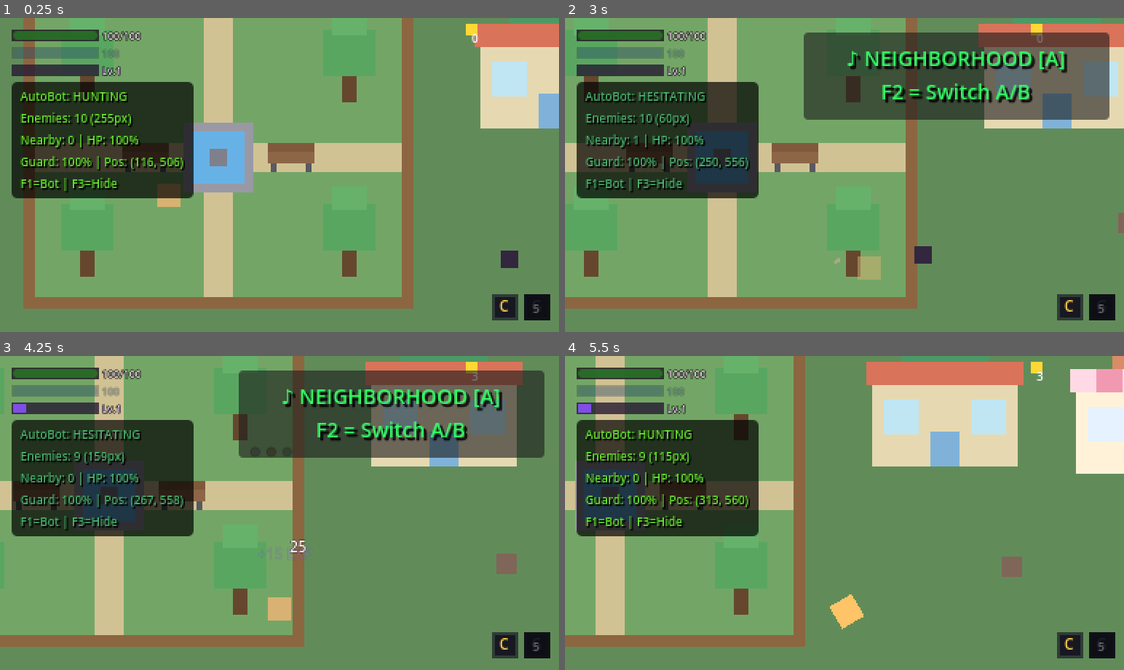
Above: before the commit, frames 1-4 (two rows, left to right).
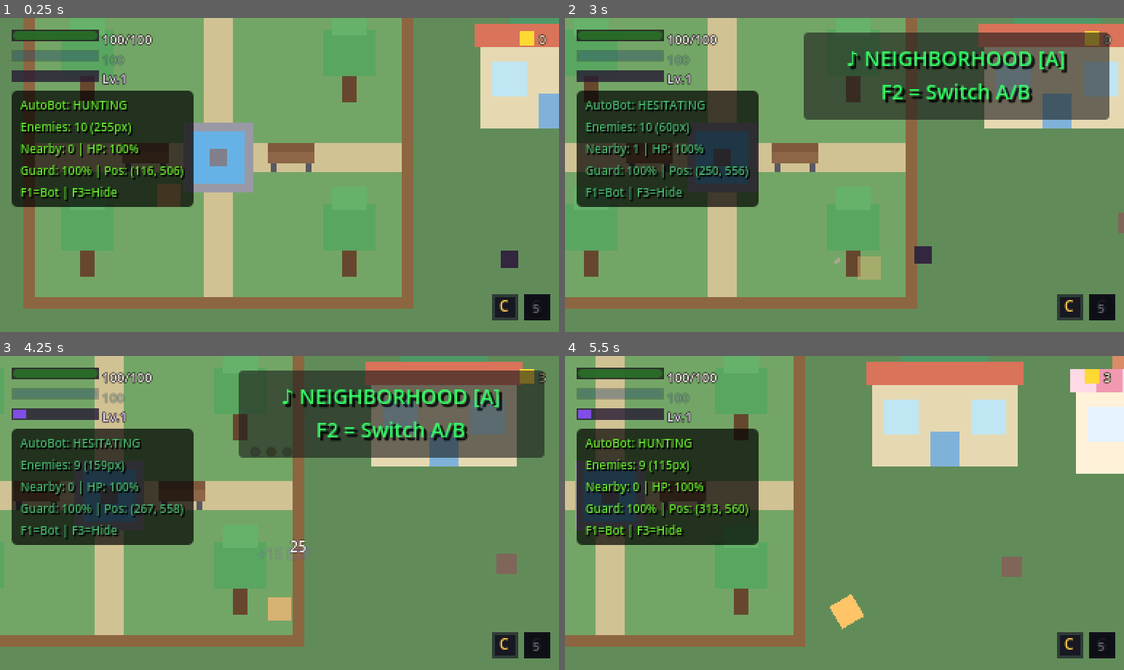
Above: after the commit, the same moments.

Repository: anthonyscry/momi-chronicles
Game: Godot game, scene res://ui/menus/title_screen.tscn
Same seed, same stepped clock (60 frames per second), same inputs: the game is played once before the commit and once after it.
Inputs (mouse positions are in pixels of both pictures, inside the frame that each line leads up to):
- Up to frame 1 (0.25 s): no input
- Up to frame 2 (3 s): tap Enter (ui_accept) at 0.5, 0.77, 1.52 s; move the mouse to (967, 159) at 0.52 s; hold D (move_right) 0.53-1.28 s; hold Space (attack) 0.53-1.28 s; click (967, 159) at 0.67 s; move the mouse to (732, 190) at 1.27 s; hold S (move_down) 1.28-2.03 s; tap V (block) at 1.35 s; move the mouse to (900, 105) at 2.02 s; hold D (move_right) 2.03-2.78 s; hold Q (cycle_companion) 2.03-2.78 s; move the mouse to (816, 237) at 2.77 s; hold W (move_up) from 2.78 s (still down); tap X (dodge) at 2.85 s; click (816, 237) at 2.92 s
- Up to frame 3 (4.25 s): tap Enter (ui_accept) at 3.02, 3.77 s; move the mouse to (447, 560) at 3.52 s; release W (move_up) at 3.53 s; hold A (move_left) from 3.53 s (still down); hold E (interact) from 3.53 s (still down)
- Up to frame 4 (5.5 s): move the mouse to (676, 465) at 4.27 s; release E (interact) at 4.28 s; tap Shift (run) at 4.35 s; tap Enter (ui_accept) at 4.52 s; move the mouse to (872, 513) at 5.02 s; release A (move_left) at 5.03 s; hold S (move_down) from 5.03 s (still down); hold Right mouse button (special_attack) from 5.03 s (still down); click (872, 513) at 5.17 s

The runs differ from the first frame. In frame 1, 8.0% of the frame differs, in the area x 2-98%, y 1-61%; in frame 2, 7.9%; in frame 3, 8.0%; in frame 4, 8.1%.

Commit message:
fix(hud): improve text readability and coin counter alignment
- Increased font size from 7px to 9px across all HUD elements
- Fixed coin counter icon/text alignment (ColorRect instead of Polygon2D)
- Made bars slightly taller (10px -> 12px) for better text fit
- Added black outlines to coin counter text
- All elements now properly vertically centered

Diff:
--- a/ui/hud/coin_counter.gd
+++ b/ui/hud/coin_counter.gd
@@ -2,7 +2,7 @@
 class_name CoinCounter
 ## Displays player's coin count with smooth counting animation.
 
-@onready var icon: Polygon2D = $HBoxContainer/Icon
+@onready var icon: ColorRect = $HBoxContainer/Icon
 @onready var label: Label = $HBoxContainer/Label
 
 var display_coins: int = 0
--- a/ui/hud/coin_counter.tscn
+++ b/ui/hud/coin_counter.tscn
@@ -3,7 +3,7 @@
 [ext_resource type="Script" path="res://ui/hud/coin_counter.gd" id="1"]
 
 [node name="CoinCounter" type="Control"]
-custom_minimum_size = Vector2(50, 12)
+custom_minimum_size = Vector2(52, 12)
 script = ExtResource("1")
 
 [node name="HBoxContainer" type="HBoxContainer" parent="."]
@@ -11,13 +11,20 @@
 anchors_preset = 15
 anchor_right = 1.0
 anchor_bottom = 1.0
-theme_override_constants/separation = 4
+alignment = 2
+theme_override_constants/separation = 3
 
-[node name="Icon" type="Polygon2D" parent="HBoxContainer"]
+[node name="Icon" type="ColorRect" parent="HBoxContainer"]
+custom_minimum_size = Vector2(10, 10)
+layout_mode = 2
+size_flags_vertical = 4
 color = Color(1, 0.85, 0.2, 1)
-polygon = PackedVector2Array(-4, -4, 4, -4, 4, 4, -4, 4)
 
 [node name="Label" type="Label" parent="HBoxContainer"]
 layout_mode = 2
-theme_override_font_sizes/font_size = 8
+size_flags_vertical = 4
+theme_override_colors/font_color = Color(1, 0.95, 0.8, 1)
+theme_override_colors/font_outline_color = Color(0, 0, 0, 1)
+theme_override_constants/outline_size = 2
+theme_override_font_sizes/font_size = 9
 text = "0"
--- a/ui/hud/exp_bar.tscn
+++ b/ui/hud/exp_bar.tscn
@@ -3,9 +3,9 @@
 [ext_resource type="Script" path="res://ui/hud/exp_bar.gd" id="1_exp_bar"]
 
 [node name="ExpBar" type="Control"]
-custom_minimum_size = Vector2(100, 10)
-offset_right = 100.0
-offset_bottom = 10.0
+custom_minimum_size = Vector2(110, 12)
+offset_right = 110.0
+offset_bottom = 12.0
 script = ExtResource("1_exp_bar")
 
 [node name="Background" type="ColorRect" parent="."]
@@ -24,11 +24,11 @@
 
 [node name="LevelLabel" type="Label" parent="."]
 offset_left = 62.0
-offset_top = -1.0
-offset_right = 100.0
-offset_bottom = 9.0
+offset_top = 0.0
+offset_right = 110.0
+offset_bottom = 12.0
 theme_override_colors/font_color = Color(0.95, 0.85, 1.0, 1.0)
 theme_override_colors/font_outline_color = Color(0, 0, 0, 1.0)
 theme_override_constants/outline_size = 2
-theme_override_font_sizes/font_size = 7
+theme_override_font_sizes/font_size = 9
 text = "Lv.1"
--- a/ui/hud/guard_bar.tscn
+++ b/ui/hud/guard_bar.tscn
@@ -3,9 +3,9 @@
 [ext_resource type="Script" path="res://ui/hud/guard_bar.gd" id="1_guard_bar"]
 
 [node name="GuardBar" type="Control"]
-custom_minimum_size = Vector2(100, 10)
-offset_right = 100.0
-offset_bottom = 10.0
+custom_minimum_size = Vector2(110, 12)
+offset_right = 110.0
+offset_bottom = 12.0
 script = ExtResource("1_guard_bar")
 
 [node name="Background" type="ColorRect" parent="."]
@@ -27,13 +27,13 @@
 [node name="Label" type="Label" parent="."]
 layout_mode = 0
 offset_left = 62.0
-offset_top = -1.0
-offset_right = 100.0
-offset_bottom = 9.0
+offset_top = 0.0
+offset_right = 110.0
+offset_bottom = 12.0
 theme_override_colors/font_color = Color(0.7, 0.9, 1.0, 1.0)
 theme_override_colors/font_outline_color = Color(0, 0, 0, 1.0)
 theme_override_constants/outline_size = 2
-theme_override_font_sizes/font_size = 7
+theme_override_font_sizes/font_size = 9
 text = "100"
 horizontal_alignment = 0
 vertical_alignment = 1
--- a/ui/hud/health_bar.tscn
+++ b/ui/hud/health_bar.tscn
@@ -3,9 +3,9 @@
 [ext_resource type="Script" path="res://ui/hud/health_bar.gd" id="1_health_bar"]
 
 [node name="HealthBar" type="Control"]
-custom_minimum_size = Vector2(100, 10)
-offset_right = 100.0
-offset_bottom = 10.0
+custom_minimum_size = Vector2(110, 12)
+offset_right = 110.0
+offset_bottom = 12.0
 script = ExtResource("1_health_bar")
 
 [node name="Background" type="ColorRect" parent="."]
@@ -27,13 +27,13 @@
 [node name="Label" type="Label" parent="."]
 layout_mode = 0
 offset_left = 62.0
-offset_top = -1.0
-offset_right = 100.0
-offset_bottom = 9.0
+offset_top = 0.0
+offset_right = 110.0
+offset_bottom = 12.0
 theme_override_colors/font_color = Color(1.0, 0.95, 0.95, 1.0)
 theme_override_colors/font_outline_color = Color(0, 0, 0, 1.0)
 theme_override_constants/outline_size = 2
-theme_override_font_sizes/font_size = 7
+theme_override_font_sizes/font_size = 9
 text = "100/100"
 horizontal_alignment = 0
 vertical_alignment = 1
